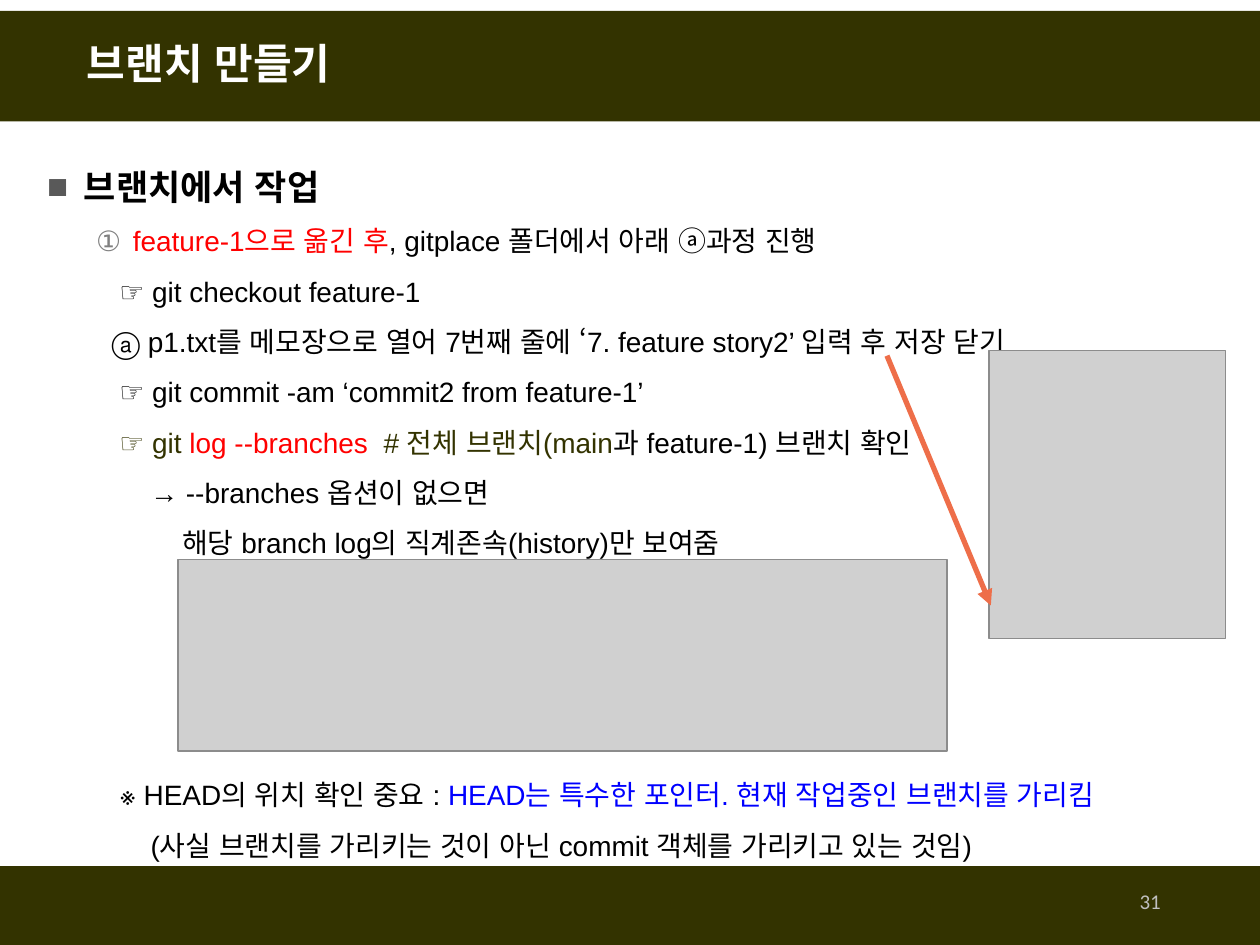
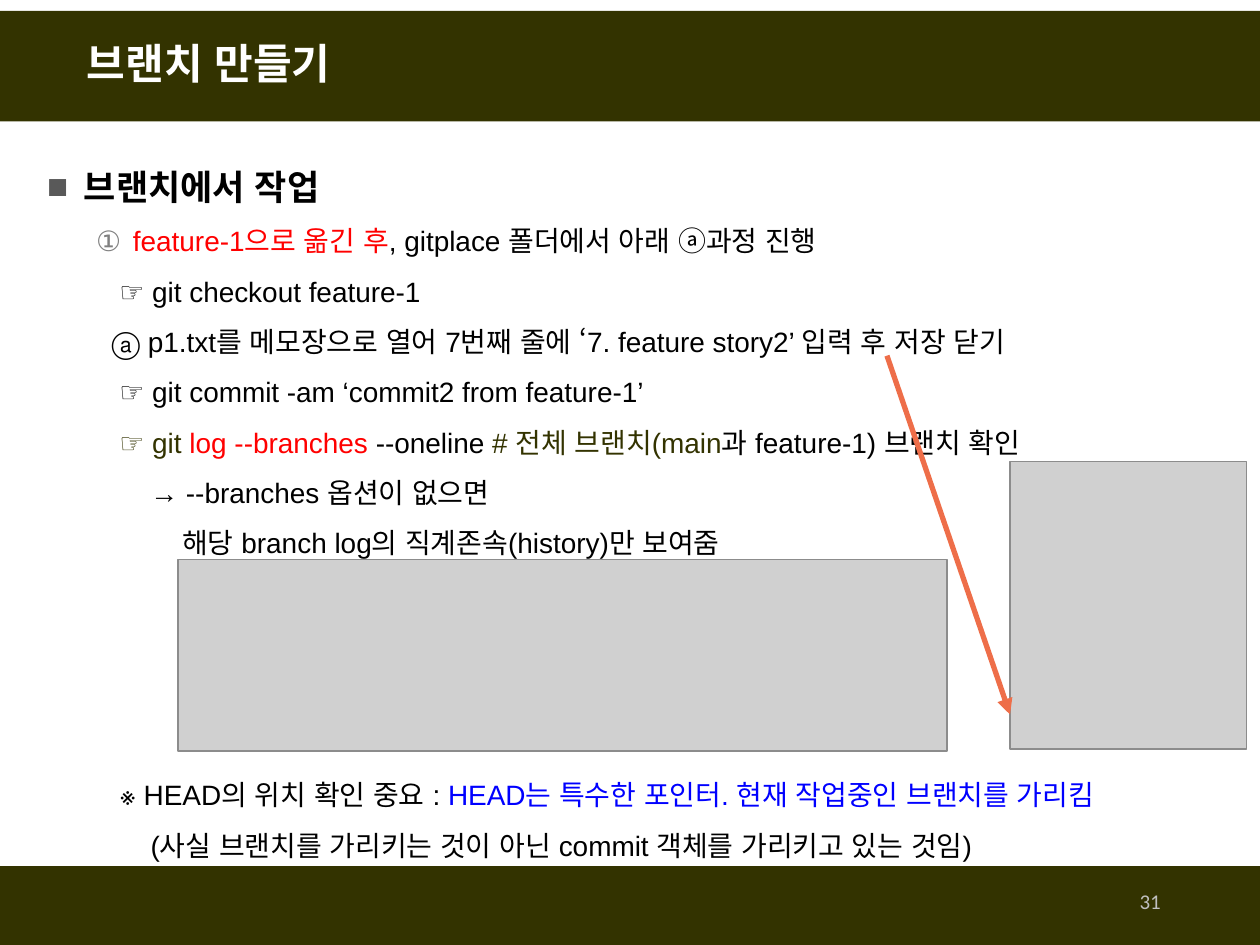
Before and after one commit to fasthill/github-lecture, a slide deck: slide 31 of git및github첫걸음1-git사용하기.pptx. Drawn at 1260x945 pixels with LibreOffice and Linux fonts; fonts in the diff are those of the drawing; grey boxes stand for pictures. Boxes give left, top, right and bottom in pixels: in the first picture for what was removed or moved away, otherwise in the second. Text is boxed around its words. In the diff, an @@ line names an element or a change of style, - is before the commit and + after.

```diff
--- a/git및github첫걸음1-git사용하기.pptx
+++ b/git및github첫걸음1-git사용하기.pptx
@@ arrow moved from (887, 355) - (990, 606) to (887, 355) - (1011, 714) @@
@@ text at (152,425,1020,461): text changed @@
-  ☞ git log --branches # 전체 브랜치(main과 feature-1) 브랜치 확인
+  ☞ git log --branches --oneline # 전체 브랜치(main과 feature-1) 브랜치 확인
@@ picture: place and size @@
-picture at (989,350,1226,638)
+picture at (1011,461,1247,748)
```
Also in this commit, not shown: 1 other slide changed.
